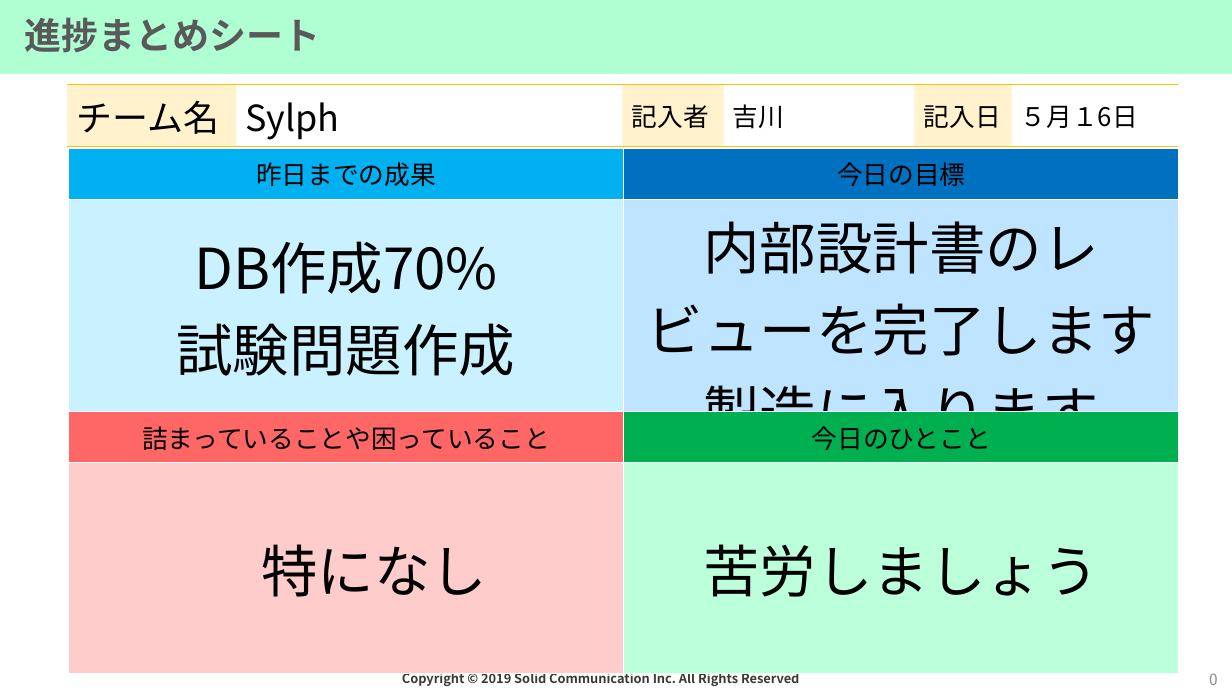
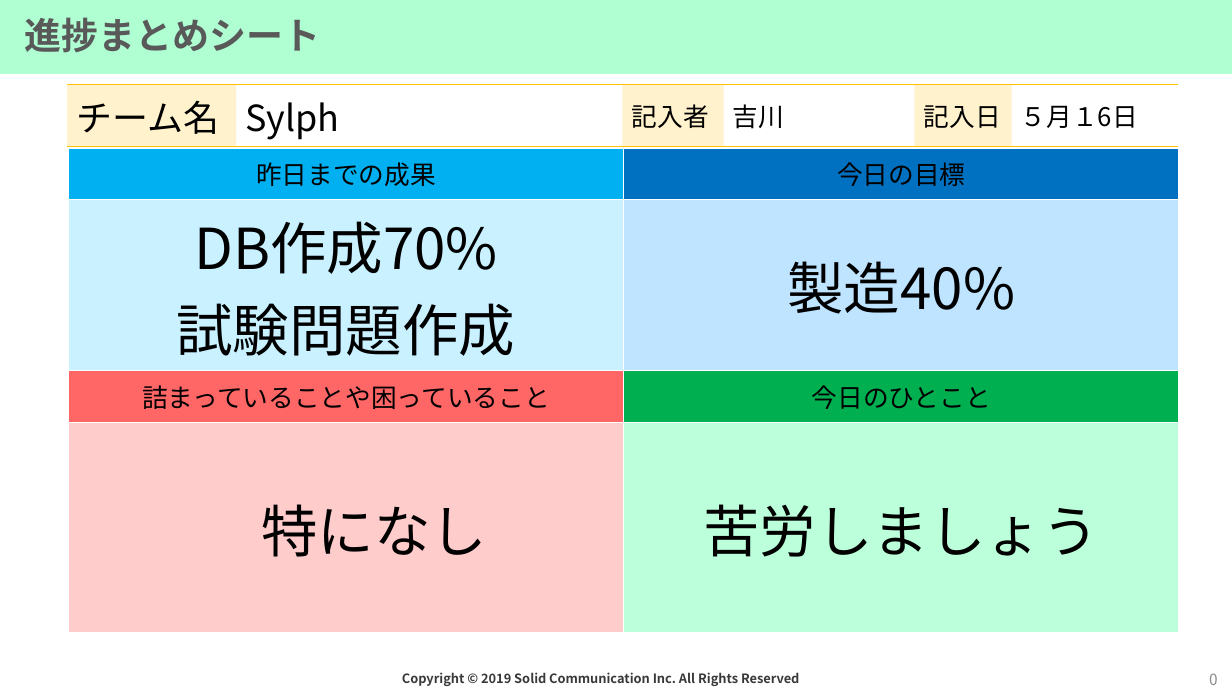
Before and after one commit to gips-yoshikawa/SYLPH-Project, a slide deck: slide 1 of 進捗まとめシート_Sylph_ 2022_05_16.pptx. Drawn at 1232x693 pixels with LibreOffice and Linux fonts; fonts in the diff are those of the drawing; background and template pictures are left out. Boxes give left, top, right and bottom in pixels: in the first picture for what was removed or moved away, otherwise in the second. Text is boxed around its words. In the diff, an @@ line names an element or a change of style, - is before the commit and + after.

```diff
--- a/進捗まとめシート_Sylph_ 2022_05_16.pptx
+++ b/進捗まとめシート_Sylph_ 2022_05_16.pptx
@@ table at <box>68,148,1179,633</box> @@
-row 2, column 2: 内部設計書のレビューを完了します / 製造に入ります
+row 2, column 2: 製造40%
```
